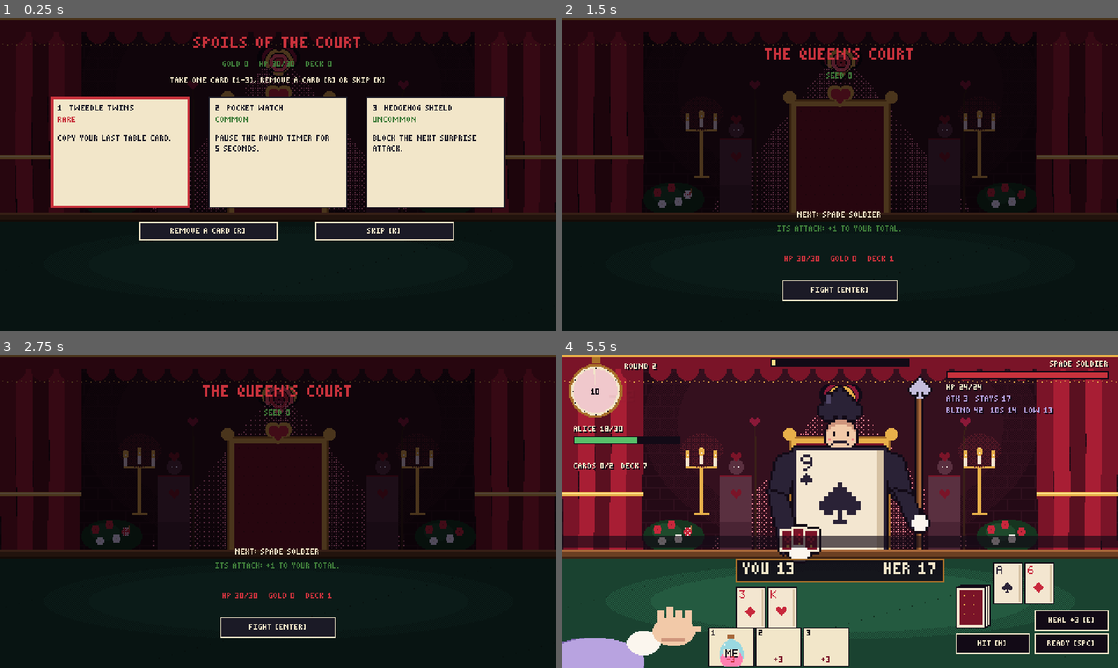
Above: before the commit, frames 1-4 (two rows, left to right).
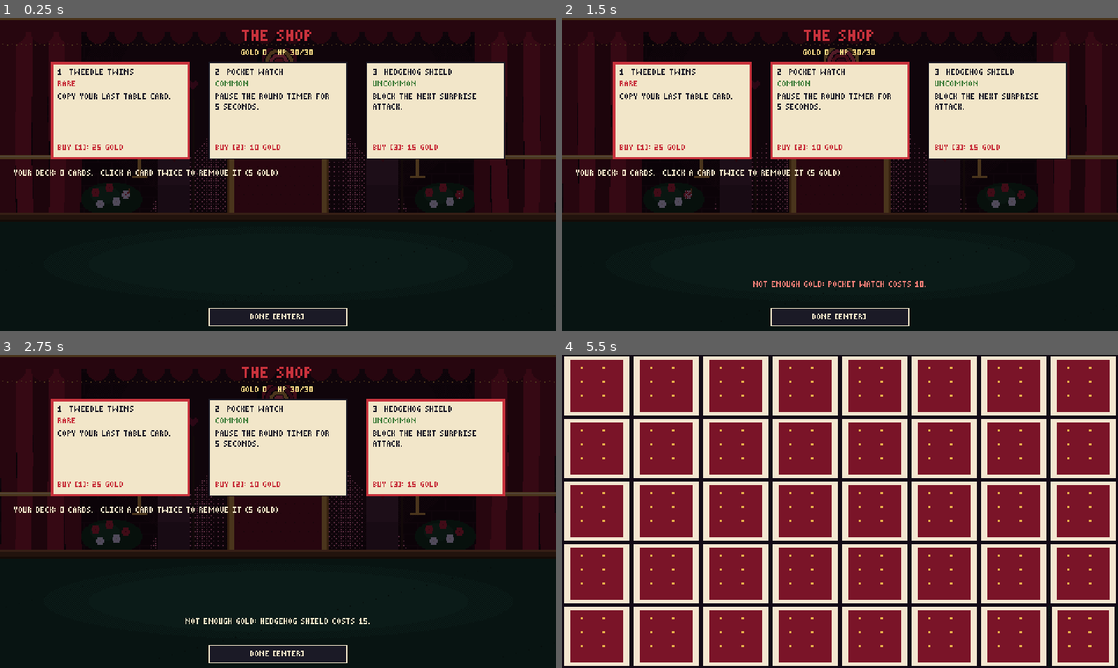
Above: after the commit, the same moments.

Repository: Arvin-17/CardClash
Game: Godot game, scene res://scenes/reward.tscn
The game is run twice, just before and just after one commit, with the same random seed, the same clock (stepped at 60 frames per second) and the same inputs. This scene is started directly instead of the project's main scene.
Inputs (mouse positions are in pixels of both pictures, inside the frame that each line leads up to):
- Up to frame 1 (0.25 s): no input
- Up to frame 2 (1.5 s): click "1 TWEEDLE TWINS" at 0.5 s; click (840, 111) at 1.25 s, where only the run after the commit has a clickable "2 POCKET WATCH"
- Up to frame 3 (2.75 s): click (433, 448) at 2 s, where only the run after the commit has a clickable "3 HEDGEHOG SHIELD"
- Up to frame 4 (5.5 s): click (840, 627) at 2.75 s, where only the run before the commit has a clickable "FIGHT [ENTER]"; click (1073, 642) at 3.5 s, where only the run before the commit has a clickable "READY [SPC]"; click (1073, 642) at 4.25 s, where only the run before the commit has a clickable "READY [SPC]"; click (840, 655) at 5 s, where only the run after the commit has a clickable "DONE [ENTER]"

The runs differ from the first frame. In frame 1, 23% of the frame differs, in the area x 2-91%, y 3-99%; in frame 2, 26%; in frame 3, 26%; in frame 4, 91%, in the area x 0-100%, y 0-100%.

Commit message:
Turn the reward screen into a shop with your whole deck on show
Buy any of the 3 offers you can afford (each sells once), and click a
deck card twice to remove a copy for gold, as often as you like. The
screen explains refusals (not enough gold, minimum deck size). DONE or
Enter leaves for the map; the autoplay bot buys what it can afford
first. Tests cover prices, buying, removal limits and the screen.

Diff:
--- a/game/scripts/ui/reward.gd
+++ b/game/scripts/ui/reward.gd
@@ -1,12 +1,24 @@
 extends Control
-## After each win: choose 1 of 3 random reward cards, or remove one card from your deck, or skip.
+## The shop after each win: your whole deck is on show, the offered cards have gold
+## prices, and you can buy and remove as many cards as you can afford before moving on.
+## Prices, removal cost and the minimum deck size: rules.json "shop".
 
 var _offer: Array[String] = []
-var _list: VBoxContainer
+var _sold: Array[bool] = []
+var _offer_buttons: Array[Button] = []
+var _price_labels: Array[Label] = []
+var _gold_label: Label
+var _deck_label: Label
+var _deck_row: HFlowContainer
+var _message: Label
+## The card id waiting for a second click to confirm its removal.
+var _pending_remove: String = ""
+var _shop_rules: Dictionary = {}
 var _done: bool = false
 
 
 func _ready() -> void:
+	_shop_rules = GameData.rule("shop", {})
 	var bg := ColorRect.new()
 	bg.color = Palette.BLACK
 	bg.set_anchors_preset(Control.PRESET_FULL_RECT)
@@ -17,52 +29,162 @@
 		var room := AnimLib.sprite({"loop": room_key})
 		room.modulate = Color(0.32, 0.3, 0.38)
 		add_child(room)
-	_center(Palette.label("SPOILS OF THE COURT", Palette.RED, true), 14)
-	_center(Palette.label("GOLD %d   HP %d/%d   DECK %d" % [RunState.gold, RunState.hp, RunState.max_hp, RunState.deck.size()], Palette.GREEN), 36)
-	_center(Palette.label("TAKE ONE CARD [1-3], REMOVE A CARD [R] OR SKIP [K]", Palette.CREAM), 50)
+	_center(Palette.label("THE SHOP", Palette.RED, true), 8)
+	_gold_label = _center(Palette.label("", Palette.GOLD_HI), 26)
+
+	_offer = Rewards.roll(GameData.cards, GameData.rule("run.rarity_weights", {}), int(GameData.rule("run.reward_choices", 3)), Rng.rng)
+	for i in _offer.size():
+		_sold.append(false)
+		_build_offer(i)
+
+	_deck_label = Palette.label("", Palette.CREAM)
+	_deck_label.position = Vector2(12, 130)
+	add_child(_deck_label)
+	_deck_row = HFlowContainer.new()
+	_deck_row.position = Vector2(12, 142)
+	_deck_row.custom_minimum_size = Vector2(456, 0)
+	_deck_row.size = Vector2(456, 0)
+	_deck_row.add_theme_constant_override("h_separation", 2)
+	_deck_row.add_theme_constant_override("v_separation", 2)
+	add_child(_deck_row)
+
+	_message = _center(Palette.label("", Palette.CREAM), 226)
 	if not RunState.last_trinket.is_empty():
 		var t: Dictionary = GameData.trinkets.get(RunState.last_trinket, {})
-		_center(Palette.label("TRINKET FOUND: %s - %s" % [str(t.get("name", "")).to_upper(), str(t.get("text", "")).to_upper()], Palette.RED), 254)
-
-	_offer = Rewards.roll(GameData.cards, GameData.rule("run.rarity_weights", {}), int(GameData.rule("run.reward_choices", 3)), Rng.rng)
+		_center(Palette.label("TRINKET FOUND: %s - %s" % [str(t.get("name", "")).to_upper(), str(t.get("text", "")).to_upper()], Palette.RED), 238)
+	_button("DONE [ENTER]", Vector2(180, 250), _finish)
+	_refresh()
+	if Autoplay.enabled():
+		Autoplay.after(self, 0.3, _autoplay_shop)
+
+
+func _build_offer(i: int) -> void:
+	var d: Dictionary = GameData.card(_offer[i])
+	var b := Button.new()
+	b.position = Vector2(44 + i * 136, 38)
+	b.size = Vector2(120, 84)
+	b.focus_mode = Control.FOCUS_NONE
+	var rare := str(d.get("rarity", "")) == "rare"
+	b.add_theme_stylebox_override("normal", Palette.box(Palette.CREAM, Palette.RED if rare else Palette.BLACK, 2 if rare else 1))
+	b.add_theme_stylebox_override("hover", Palette.box(Palette.CREAM, Palette.RED, 2))
+	b.add_theme_stylebox_override("disabled", Palette.box(Palette.CREAM, Palette.BLACK))
+	b.pressed.connect(_buy.bind(i))
+	add_child(b)
+	_in(b, "%d  %s" % [i + 1, str(d.get("name", "")).to_upper()], Palette.BLACK, Vector2(6, 5))
+	_in(b, str(d.get("rarity", "")).to_upper(), Palette.RED if rare else Palette.GREEN, Vector2(6, 15))
+	# Width and wrap mode go in before the text, so the label can't grow past the card.
+	var text := Label.new()
+	text.autowrap_mode = TextServer.AUTOWRAP_WORD
+	text.custom_minimum_size = Vector2(108, 0)
+	text.size = Vector2(108, 40)
+	text.position = Vector2(6, 26)
+	text.mouse_filter = Control.MOUSE_FILTER_IGNORE
+	text.add_theme_color_override("font_color", Palette.BLACK)
+	text.text = str(d.get("text", "")).to_upper()
+	b.add_child(text)
+	_price_labels.append(_in(b, "", Palette.GREEN, Vector2(6, 70)))
+	_offer_buttons.append(b)
+
+
+func _refresh() -> void:
+	_gold_label.text = "GOLD %d   HP %d/%d" % [RunState.gold, RunState.hp, RunState.max_hp]
 	for i in _offer.size():
-		var d: Dictionary = GameData.card(_offer[i])
-		var b := Button.new()
-		b.position = Vector2(44 + i * 136, 68)
-		b.size = Vector2(120, 96)
-		b.focus_mode = Control.FOCUS_NONE
-		var rare := str(d.get("rarity", "")) == "rare"
-		b.add_theme_stylebox_override("normal", Palette.box(Palette.CREAM, Palette.RED if rare else Palette.BLACK, 2 if rare else 1))
-		b.add_theme_stylebox_override("hover", Palette.box(Palette.CREAM, Palette.RED, 2))
-		b.pressed.connect(_take.bind(i))
-		add_child(b)
-		_in(b, "%d  %s" % [i + 1, str(d.get("name", "")).to_upper()], Palette.BLACK, Vector2(6, 6))
-		_in(b, str(d.get("rarity", "")).to_upper(), Palette.RED if rare else Palette.GREEN, Vector2(6, 16))
-		# Width and wrap mode go in before the text, so the label can't grow past the card.
-		var text := Label.new()
-		text.autowrap_mode = TextServer.AUTOWRAP_WORD
-		text.custom_minimum_size = Vector2(108, 0)
-		text.size = Vector2(108, 56)
-		text.position = Vector2(6, 32)
-		text.mouse_filter = Control.MOUSE_FILTER_IGNORE
-		text.add_theme_color_override("font_color", Palette.BLACK)
-		text.text = str(d.get("text", "")).to_upper()
-		b.add_child(text)
-
-	_button("REMOVE A CARD [R]", Vector2(120, 176), _show_removals)
-	_button("SKIP [K]", Vector2(272, 176), _skip)
-	_list = VBoxContainer.new()
-	_list.position = Vector2(120, 198)
-	add_child(_list)
-	if Autoplay.enabled():
-		Autoplay.after(self, 0.3, _take.bind(0))
-
-
-func _center(l: Label, y: int) -> void:
+		var price := Shop.card_price(GameData.card(_offer[i]), _shop_rules)
+		var l := _price_labels[i]
+		if _sold[i]:
+			l.text = "SOLD"
+			l.add_theme_color_override("font_color", Palette.BLACK)
+			_offer_buttons[i].disabled = true
+			_offer_buttons[i].modulate = Color(1, 1, 1, 0.45)
+		else:
+			l.text = "BUY [%d]: %d GOLD" % [i + 1, price]
+			l.add_theme_color_override("font_color", Palette.GREEN if price <= RunState.gold else Palette.RED)
+	_deck_label.text = "YOUR DECK: %d CARDS.  CLICK A CARD TWICE TO REMOVE IT (%d GOLD)" % [RunState.deck.size(), Shop.remove_price(_shop_rules)]
+	for child in _deck_row.get_children():
+		child.queue_free()
+	for g: Dictionary in Shop.grouped(RunState.deck):
+		var id := str(g["id"])
+		var count := int(g["count"])
+		var chip := Button.new()
+		chip.focus_mode = Control.FOCUS_NONE
+		var card_name := str(GameData.card(id).get("name", id)).to_upper()
+		if id == _pending_remove:
+			chip.text = "REMOVE ONE %s?" % card_name
+			chip.add_theme_stylebox_override("normal", Palette.box(Palette.RED_DARK, Palette.RED_HI))
+		else:
+			chip.text = card_name + (" X%d" % count if count > 1 else "")
+			chip.add_theme_stylebox_override("normal", Palette.box(Palette.INK, Palette.CREAM))
+		chip.add_theme_stylebox_override("hover", Palette.box(Palette.PLUM, Palette.GOLD_HI))
+		chip.pressed.connect(_deck_click.bind(id))
+		_deck_row.add_child(chip)
+
+
+## Buy an offered card, if you can afford it. Each offer sells once.
+func _buy(i: int) -> void:
+	if _done or i < 0 or i >= _offer.size():
+		return
+	if _sold[i]:
+		_say("ALREADY BOUGHT.")
+		return
+	var d: Dictionary = GameData.card(_offer[i])
+	var price := Shop.card_price(d, _shop_rules)
+	_pending_remove = ""
+	if not RunState.buy_card(_offer[i], price):
+		_say("NOT ENOUGH GOLD: %s COSTS %d." % [str(d.get("name", "")).to_upper(), price])
+		_refresh()
+		return
+	_sold[i] = true
+	RunState.save()
+	_say("BOUGHT %s FOR %d GOLD." % [str(d.get("name", "")).to_upper(), price])
+	_refresh()
+
+
+## Remove a deck card: the first click asks, the second click on the same card pays and removes one copy.
+func _deck_click(id: String) -> void:
+	if _done:
+		return
+	var card_name := str(GameData.card(id).get("name", id)).to_upper()
+	var price := Shop.remove_price(_shop_rules)
+	if _pending_remove != id:
+		_pending_remove = id
+		_say("CLICK %s AGAIN TO REMOVE ONE FOR %d GOLD." % [card_name, price])
+		_refresh()
+		return
+	_pending_remove = ""
+	var index := -1
+	for g: Dictionary in Shop.grouped(RunState.deck):
+		if str(g["id"]) == id:
+			index = int(g["index"])
+	var min_deck := Shop.min_deck(_shop_rules)
+	if RunState.deck.size() <= min_deck:
+		_say("YOUR DECK CAN'T GO BELOW %d CARDS." % min_deck)
+	elif price > RunState.gold:
+		_say("NOT ENOUGH GOLD: REMOVING COSTS %d." % price)
+	elif RunState.remove_card_for(index, price, min_deck):
+		RunState.save()
+		_say("REMOVED %s FOR %d GOLD." % [card_name, price])
+	_refresh()
+
+
+func _say(text: String) -> void:
+	_message.text = text
+	_message.modulate = Palette.RED_HI
+	create_tween().tween_property(_message, "modulate", Color.WHITE, 0.6)
+
+
+## The bot buys whatever it can afford, left to right, then leaves.
+func _autoplay_shop() -> void:
+	for i in _offer.size():
+		_buy(i)
+	Autoplay.after(self, 0.3, _finish)
+
+
+func _center(l: Label, y: int) -> Label:
 	l.position = Vector2(0, y)
 	l.size = Vector2(480, 8)
 	l.horizontal_alignment = HORIZONTAL_ALIGNMENT_CENTER
 	add_child(l)
+	return l
 
 
 func _in(parent: Control, text: String, color: Color, pos: Vector2) -> Label:
@@ -85,50 +207,19 @@
 	add_child(b)
 
 
-## Remove one card: list the deck as small buttons.
-func _show_removals() -> void:
-	for child in _list.get_children():
-		child.queue_free()
-	var row := HFlowContainer.new()
-	row.custom_minimum_size = Vector2(240, 0)
-	_list.add_child(row)
-	for i in RunState.deck.size():
-		var d: Dictionary = GameData.card(RunState.deck[i])
-		var b := Button.new()
-		b.text = str(d.get("name", RunState.deck[i])).to_upper()
-		b.focus_mode = Control.FOCUS_NONE
-		b.add_theme_stylebox_override("normal", Palette.box(Palette.BLACK, Palette.GREEN))
-		b.add_theme_stylebox_override("hover", Palette.box(Palette.RED, Palette.CREAM))
-		b.pressed.connect(_remove.bind(i))
-		row.add_child(b)
-
-
 func _unhandled_input(event: InputEvent) -> void:
 	var key := event as InputEventKey
 	if key == null or not key.pressed or key.echo:
 		return
 	match key.keycode:
 		KEY_1, KEY_2, KEY_3:
-			_take(key.keycode - KEY_1)
-		KEY_R:
-			_show_removals()
-		KEY_K:
-			_skip()
-
-
-func _take(i: int) -> void:
-	if i < _offer.size():
-		RunState.add_card(_offer[i])
-		_finish()
-
-
-func _remove(i: int) -> void:
-	RunState.remove_card(i)
-	_finish()
-
-
-func _skip() -> void:
-	_finish()
+			_buy(key.keycode - KEY_1)
+		KEY_ENTER, KEY_KP_ENTER, KEY_K:
+			_finish()
+		KEY_ESCAPE:
+			_pending_remove = ""
+			_message.text = ""
+			_refresh()
 
 
 func _finish() -> void:
--- /dev/null
+++ b/game/tests/test_shop.gd
@@ -0,0 +1,111 @@
+extends GutTest
+## The shop after each win: prices, buying, removing, and the screen itself.
+
+const SHOP_SCENE := preload("res://scenes/reward.tscn")
+
+var shop_rules: Dictionary = GameData.read_json("rules.json")["shop"]
+
+
+func before_each() -> void:
+	RunState.new_run(77)
+
+
+func test_prices_follow_rarity() -> void:
+	assert_eq(Shop.card_price({"rarity": "common"}, shop_rules), 10)
+	assert_eq(Shop.card_price({"rarity": "uncommon"}, shop_rules), 15)
+	assert_eq(Shop.card_price({"rarity": "rare"}, shop_rules), 25)
+	assert_eq(Shop.remove_price(shop_rules), 5)
+	assert_eq(Shop.min_deck(shop_rules), 6)
+
+
+func test_a_soldier_win_pays_enough_for_several_changes() -> void:
+	var gold := int(GameData.rule("run.gold_per_soldier", 0))
+	assert_eq(gold, 20)
+	assert_gt(gold, Shop.card_price({"rarity": "common"}, shop_rules) + Shop.remove_price(shop_rules), "a card and a removal")
+
+
+func test_buying_spends_gold_and_adds_the_card() -> void:
+	RunState.gold = 30
+	var size := RunState.deck.size()
+	assert_true(RunState.buy_card("num_4", 10))
+	assert_true(RunState.buy_card("pocket_watch", 10))
+	assert_eq(RunState.gold, 10)
+	assert_eq(RunState.deck.size(), size + 2)
+	assert_eq(RunState.deck.back(), "pocket_watch")
+
+
+func test_cant_buy_what_you_cant_afford() -> void:
+	RunState.gold = 9
+	var size := RunState.deck.size()
+	assert_false(RunState.buy_card("num_4", 10))
+	assert_eq(RunState.gold, 9)
+	assert_eq(RunState.deck.size(), size)
+
+
+func test_removing_costs_gold_and_stops_at_the_minimum_deck() -> void:
+	RunState.gold = 100
+	var removed := 0
+	while RunState.remove_card_for(0, 5, 6):
+		removed += 1
+	assert_eq(RunState.deck.size(), 6, "never below the minimum")
+	assert_eq(RunState.gold, 100 - removed * 5)
+
+
+func test_cant_remove_without_the_gold() -> void:
+	RunState.gold = 4
+	var size := RunState.deck.size()
+	assert_false(RunState.remove_card_for(0, 5, 6))
+	assert_eq(RunState.deck.size(), size)
+
+
+func test_deck_groups_copies_and_removes_the_last_one() -> void:
+	var g := Shop.grouped(["num_1", "drink_me", "num_1", "teacup"])
+	assert_eq(g.size(), 3)
+	assert_eq(g[0], {"id": "num_1", "count": 2, "index": 2})
+	assert_eq(g[1], {"id": "drink_me", "count": 1, "index": 1})
+
+
+func _open() -> Control:
+	var shop: Control = SHOP_SCENE.instantiate()
+	add_child_autofree(shop)
+	await wait_frames(1)
+	return shop
+
+
+func test_shop_screen_buys_several_cards_in_one_visit() -> void:
+	RunState.gold = 200
+	var shop = await _open()
+	var size := RunState.deck.size()
+	for i in shop._offer.size():
+		shop._buy(i)
+	assert_eq(RunState.deck.size(), size + shop._offer.size(), "every offer bought, not just one")
+	shop._buy(0)
+	assert_eq(RunState.deck.size(), size + shop._offer.size(), "each offer sells once")
+	assert_string_contains(shop._message.text, "ALREADY BOUGHT")
+
+
+func test_shop_screen_shows_the_whole_deck_and_removes_on_the_second_click() -> void:
+	RunState.gold = 50
+	var shop = await _open()
+	await wait_frames(1)
+	var shown := 0
+	for chip: Node in shop._deck_row.get_children():
+		if not chip.is_queued_for_deletion():
+			shown += 1
+	assert_eq(shown, Shop.grouped(RunState.deck).size(), "one chip per distinct card")
+	var size := RunState.deck.size()
+	shop._deck_click("teacup")
+	assert_eq(RunState.deck.size(), size, "the first click only asks")
+	shop._deck_click("teacup")
+	assert_eq(RunState.deck.size(), size - 1)
+	assert_eq(RunState.gold, 45)
+	assert_false(RunState.deck.has("teacup"))
+
+
+func test_shop_screen_says_when_you_cant_afford_it() -> void:
+	RunState.gold = 0
+	var shop = await _open()
+	var size := RunState.deck.size()
+	shop._buy(0)
+	assert_eq(RunState.deck.size(), size)
+	assert_string_contains(shop._message.text, "NOT ENOUGH GOLD")
Not shown, added: game/tests/test_shop.gd.uid
